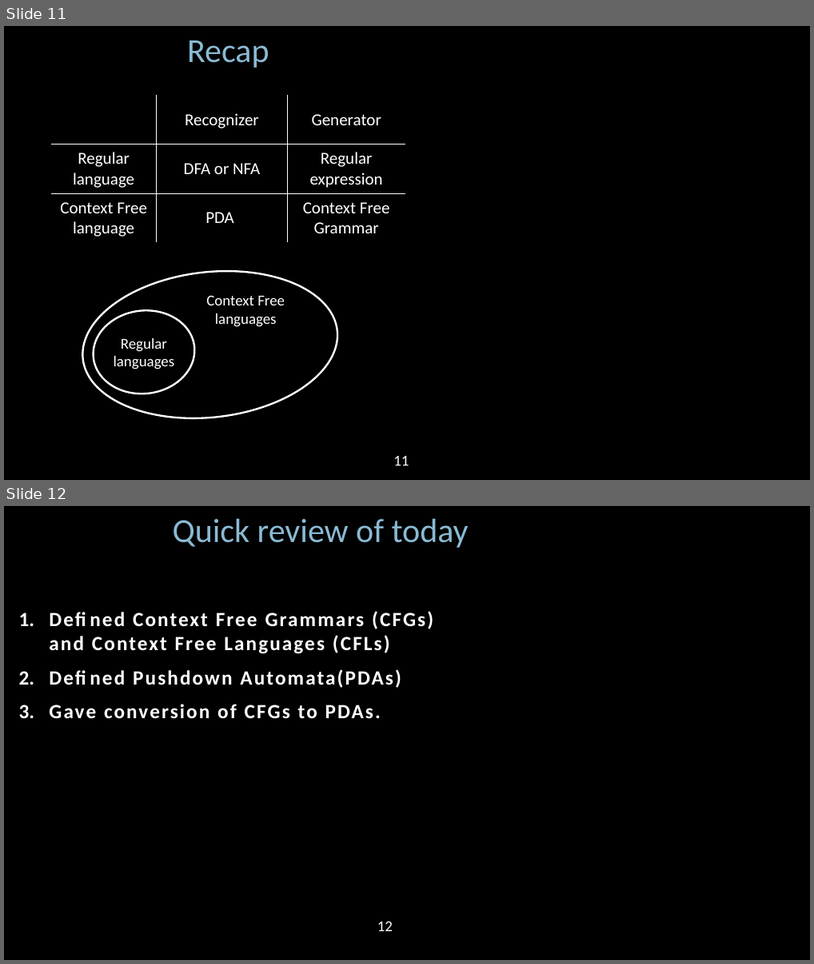
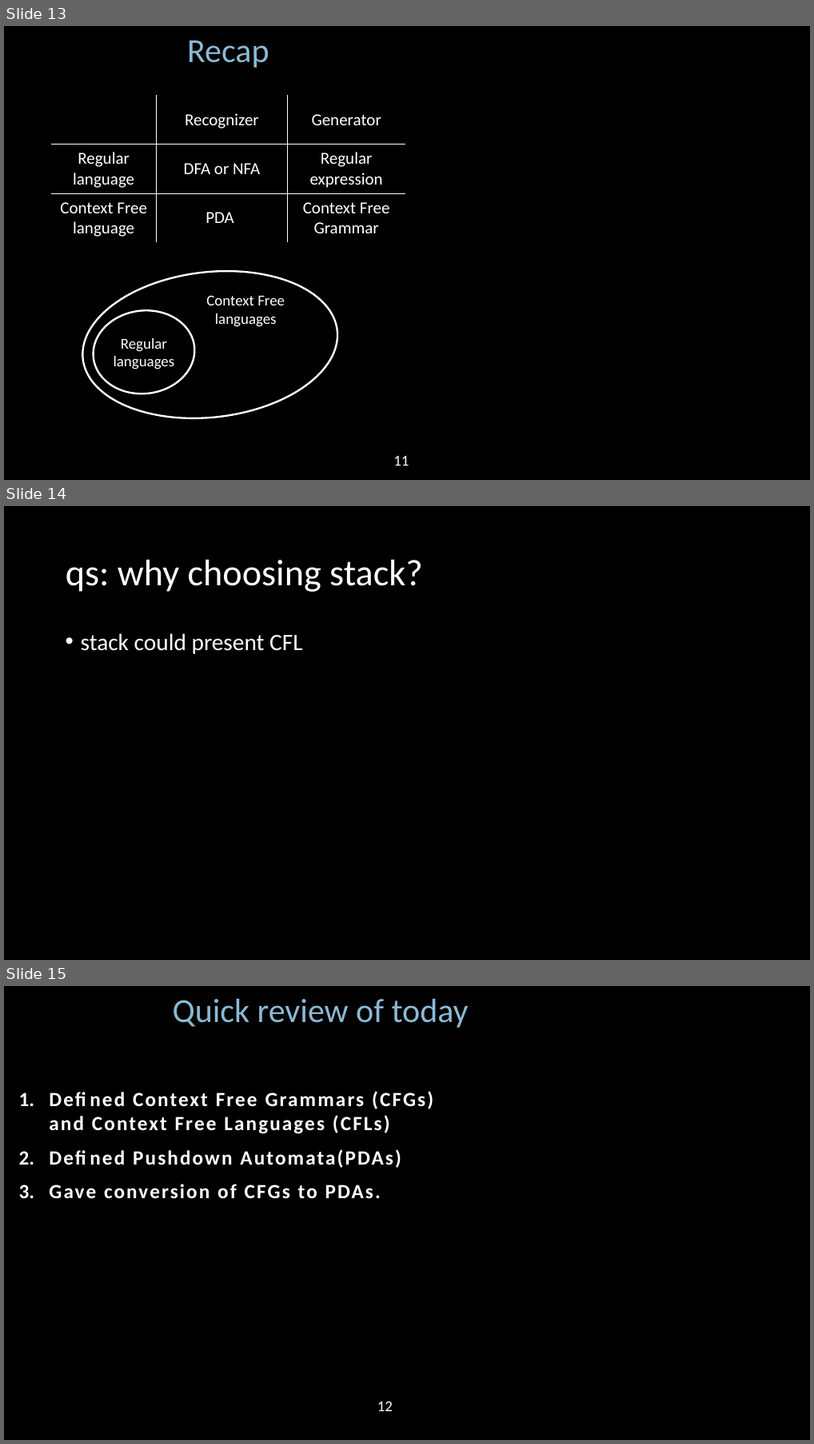
Before and after one commit to faede/Daily, a slide deck: mit18.404/MIT18_404f20_lec4.pptx. Shown one above the other, each under a label of ours: slides 11 and 12 before the commit, slides 13, 14 and 15 after it. The pictures are 814x964 and 814x1444 pixels, drawn with LibreOffice and Linux fonts; fonts in the diff are those of the drawing. Boxes give left, top, right and bottom in pixels: in the first picture for what was removed or moved away, otherwise in the second. Text is boxed around its words. In the diff, an @@ line names an element or a change of style, - is before the commit and + after.

```diff
--- a/mit18.404/MIT18_404f20_lec4.pptx
+++ b/mit18.404/MIT18_404f20_lec4.pptx
@@ slide 14 added at (x1=4, y1=506, x2=810, y2=960), background #000000 @@
@@ title added at (x1=66, y1=560, x2=422, y2=592), 44 pt, text #FFFFFF @@
+qs: why choosing stack?
@@ text added at (x1=81, y1=633, x2=303, y2=654), 28 pt, text #FFFFFF @@
+• stack could present CFL
@@ what was slide 11 is now slide 13 @@
@@ what was slide 12 is now slide 15 @@
```
Also in this commit, not shown: 1 slide changed, 2 other slides added, 1 other file.
